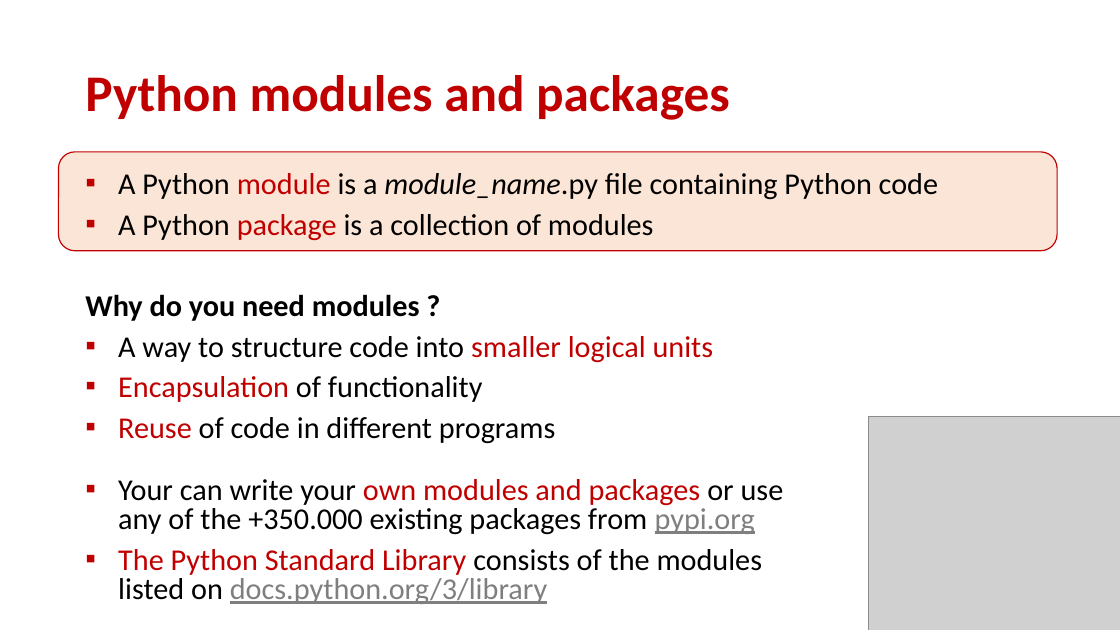
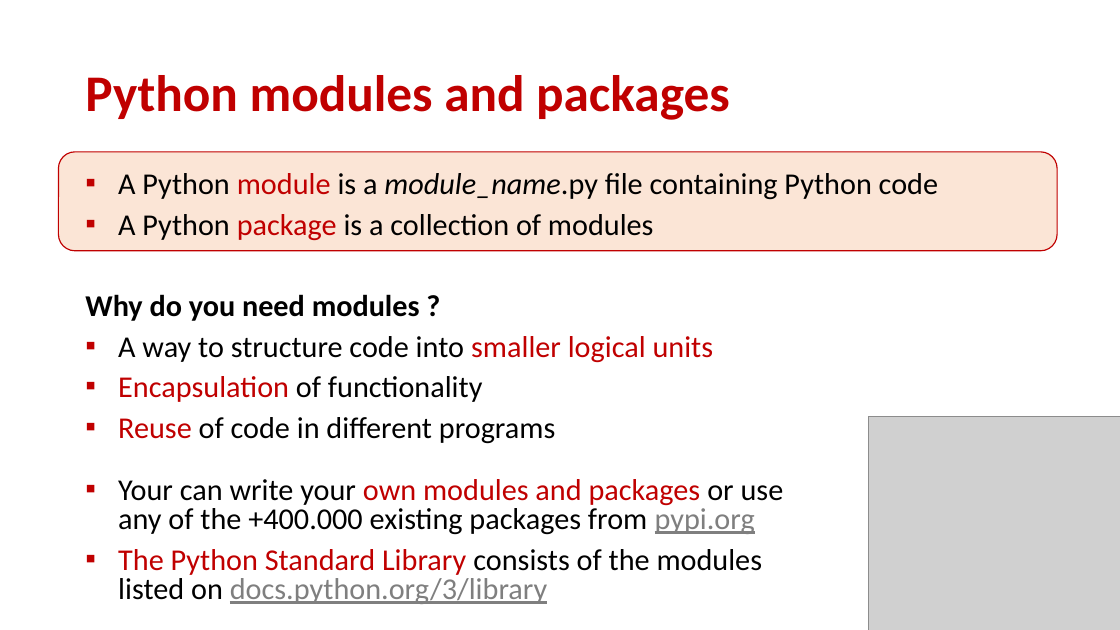
Before and after one commit to gsbrodal/gsbrodal.github.io, a slide deck: slide 2 of ipsa/slides/modules.pptx. Drawn at 1120x630 pixels with LibreOffice and Linux fonts; fonts in the diff are those of the drawing; grey boxes stand for pictures. Boxes give left, top, right and bottom in pixels: in the first picture for what was removed or moved away, otherwise in the second. Text is boxed around its words. In the diff, an @@ line names an element or a change of style, - is before the commit and + after.

Commit message:
module slides

```diff
--- a/ipsa/slides/modules.pptx
+++ b/ipsa/slides/modules.pptx
@@ text at [118, 479, 784, 535]: text changed @@
-▪ Your can write your own modules and packages or use
-  any of the +350.000 existing packages from pypi.org
+▪ Your can write your own modules and packages or use
+  any of the +400.000 existing packages from pypi.org
```
Also in this commit, not shown: 4 other slides changed, 3 other files.
